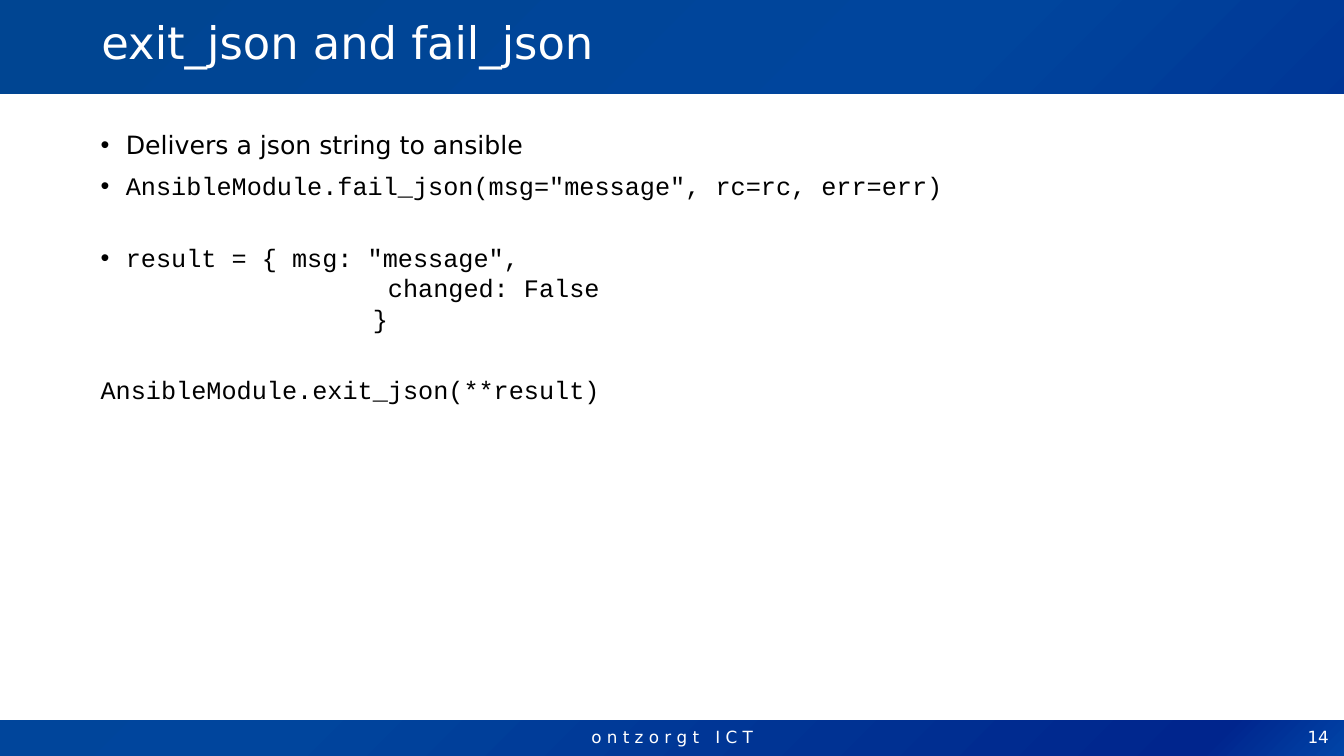
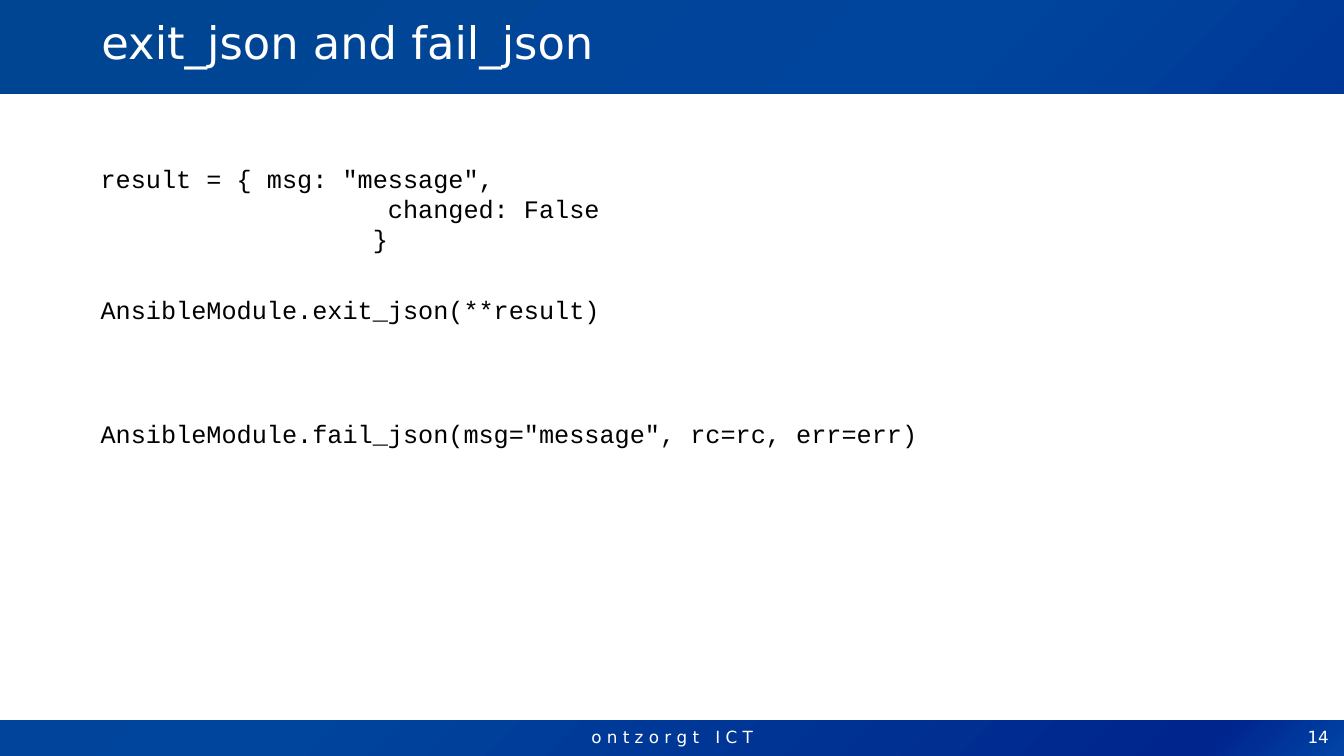
Before and after one commit to molekuul/modules_workshop, a slide deck: slide 14 of Workshop writing Ansible Module.pptx. Drawn at 1344x756 pixels with LibreOffice and Linux fonts; fonts in the diff are those of the drawing; background and template pictures are left out. Boxes give left, top, right and bottom in pixels: in the first picture for what was removed or moved away, otherwise in the second. Text is boxed around its words. In the diff, an @@ line names an element or a change of style, - is before the commit and + after.

```diff
--- a/Workshop writing Ansible Module.pptx
+++ b/Workshop writing Ansible Module.pptx
@@ text at box(126, 135, 942, 201): paragraphs removed @@
-• Delivers a json string to ansible
-• AnsibleModule.fail_json(msg="message", rc=rc, err=err)
@@ text at box(101, 169, 494, 194): bullet • to none @@
@@ text at box(101, 424, 917, 449): paragraph added @@
+AnsibleModule.fail_json(msg="message", rc=rc, err=err)
```
Also in this commit, not shown: 9 other slides changed, 3 slides added, 1 other file.
